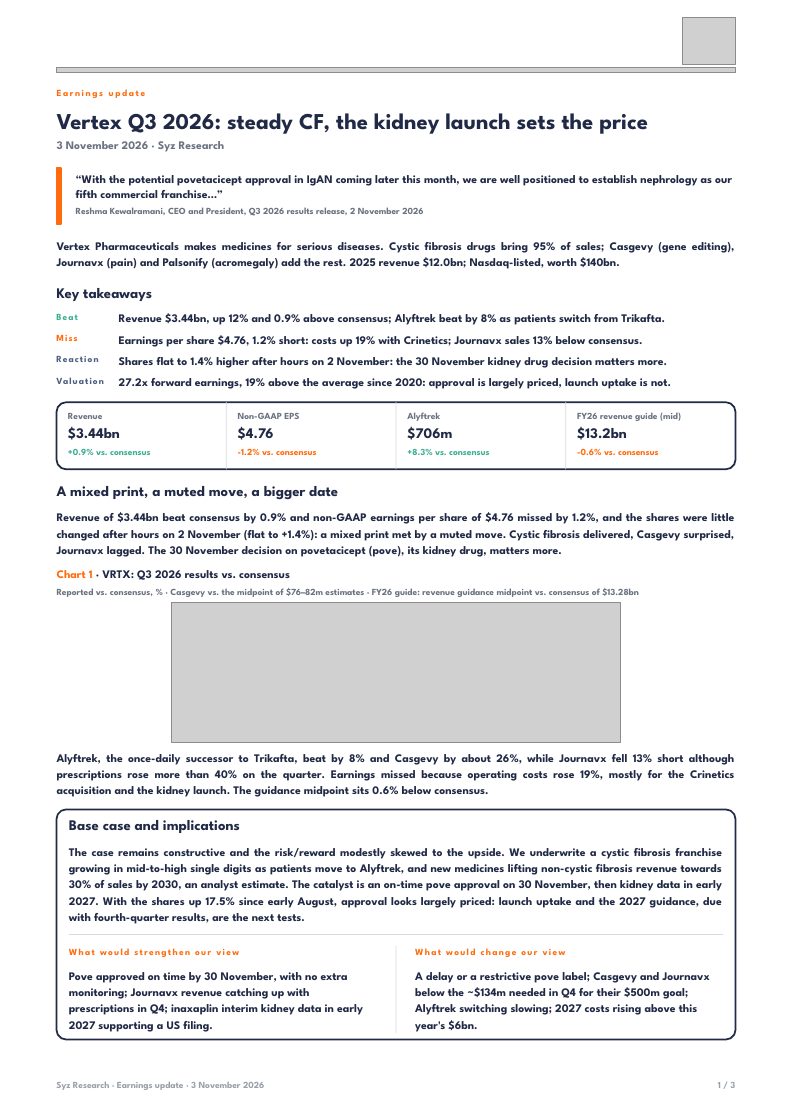
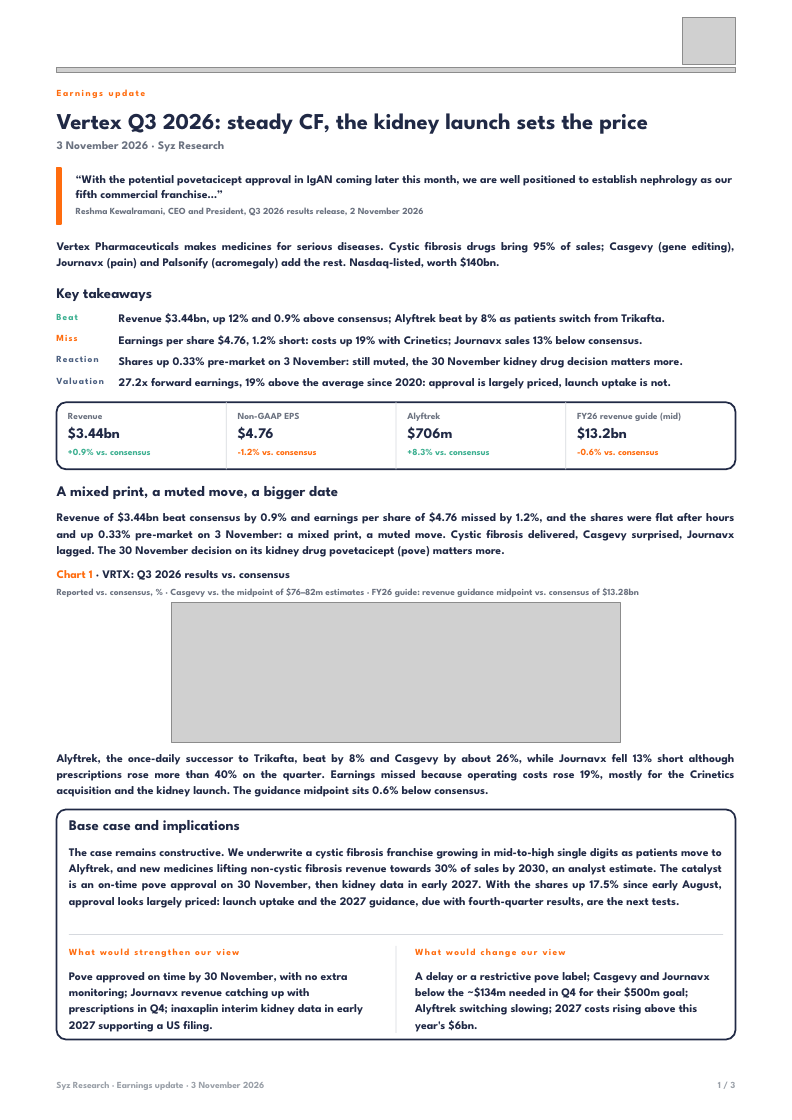
Before and after one commit to jb-db05/syz-earnings, a slide deck: slide 1 of deliverables/VRTX_Q3_2026/Earnings_Update_VRTX_Q32026.pptx. Drawn at 792x1120 pixels with LibreOffice and Linux fonts; fonts in the diff are those of the drawing; grey boxes stand for pictures. Boxes give left, top, right and bottom in pixels: in the first picture for what was removed or moved away, otherwise in the second. Text is boxed around its words. In the diff, an @@ line names an element or a change of style, - is before the commit and + after.

```diff
--- a/deliverables/VRTX_Q3_2026/Earnings_Update_VRTX_Q32026.pptx
+++ b/deliverables/VRTX_Q3_2026/Earnings_Update_VRTX_Q32026.pptx
@@ text at [57, 242, 735, 269]: text changed @@
-Vertex Pharmaceuticals makes medicines for serious diseases. Cystic fibrosis drugs bring 95% of sales; Casgevy (gene editing), Journavx (pain) and Palsonify (acromegaly) add the rest. 2025 revenue $12.0bn; Nasdaq-listed, worth $140bn.
+Vertex Pharmaceuticals makes medicines for serious diseases. Cystic fibrosis drugs bring 95% of sales; Casgevy (gene editing), Journavx (pain) and Palsonify (acromegaly) add the rest. Nasdaq-listed, worth $140bn.
@@ text at [119, 357, 683, 368]: text changed @@
-Shares flat to 1.4% higher after hours on 2 November: the 30 November kidney drug decision matters more.
+Shares up 0.33% pre-market on 3 November: still muted, the 30 November kidney drug decision matters more.
@@ text at [57, 512, 734, 557]: text changed @@
-Revenue of $3.44bn beat consensus by 0.9% and non-GAAP earnings per share of $4.76 missed by 1.2%, and the shares were little changed after hours on 2 November (flat to +1.4%): a mixed print met by a muted move. Cystic fibrosis delivered, Casgevy surprised, Journavx lagged. The 30 November decision on povetacicept (pove), its kidney drug, matters more.
+Revenue of $3.44bn beat consensus by 0.9% and earnings per share of $4.76 missed by 1.2%, and the shares were flat after hours and up 0.33% pre-market on 3 November: a mixed print, a muted move. Cystic fibrosis delivered, Casgevy surprised, Journavx lagged. The 30 November decision on its kidney drug povetacicept (pove) matters more.
@@ text at [69, 848, 722, 908]: text changed @@
-The case remains constructive and the risk/reward modestly skewed to the upside. We underwrite a cystic fibrosis franchise growing in mid-to-high single digits as patients move to Alyftrek, and new medicines lifting non-cystic fibrosis revenue towards 30% of sales by 2030, an analyst estimate. The catalyst is an on-time pove approval on 30 November, then kidney data in early 2027. With the shares up 17.5% since early August, approval looks largely priced: launch uptake and the 2027 guidance, due with fourth-quarter results, are the next tests.
+The case remains constructive. We underwrite a cystic fibrosis franchise growing in mid-to-high single digits as patients move to Alyftrek, and new medicines lifting non-cystic fibrosis revenue towards 30% of sales by 2030, an analyst estimate. The catalyst is an on-time pove approval on 30 November, then kidney data in early 2027. With the shares up 17.5% since early August, approval looks largely priced: launch uptake and the 2027 guidance, due with fourth-quarter results, are the next tests.
```
Also in this commit, not shown: 1 other slide changed, 4 other files.
